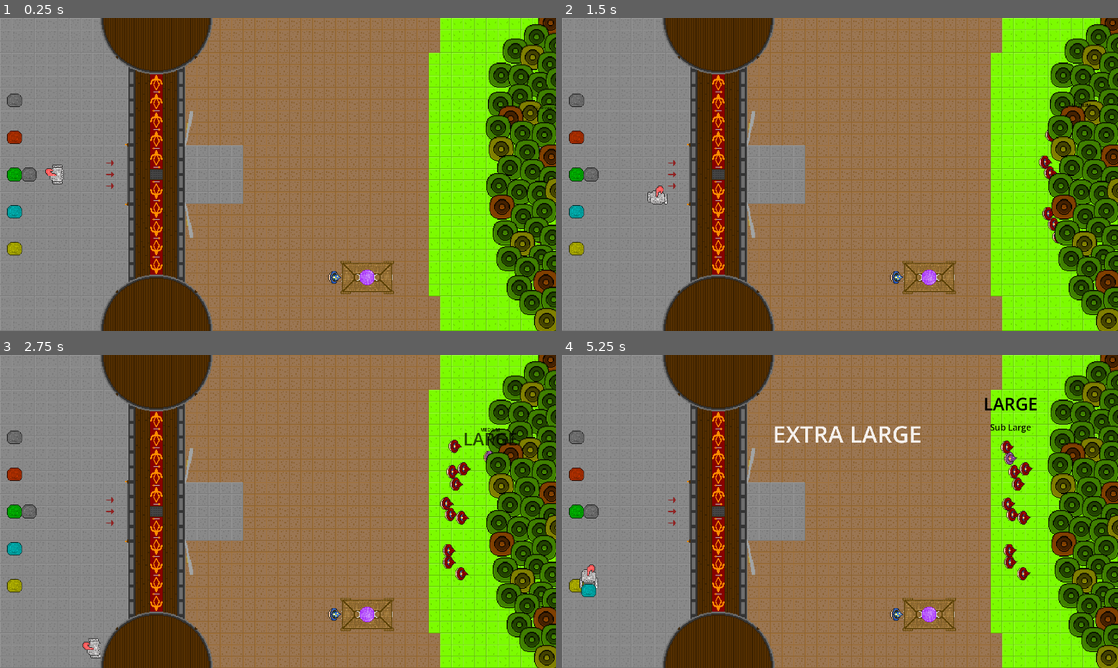
Above: before the commit, frames 1-4 (two rows, left to right).
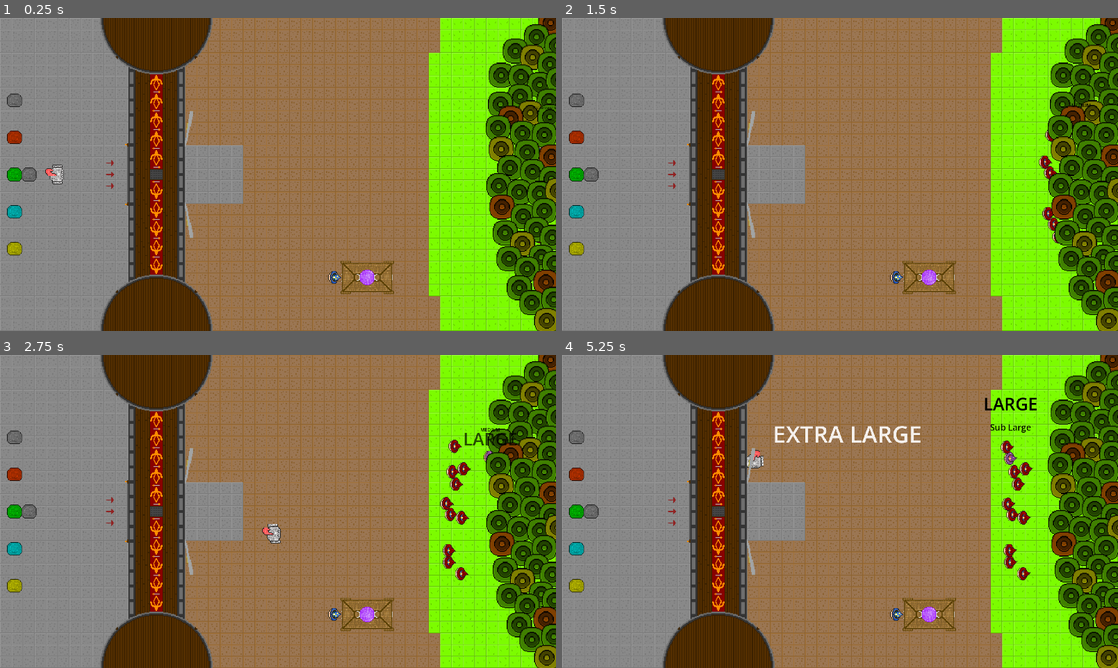
Above: after the commit, the same moments.

Repository: Nauviax/boulder-world
Game: Godot game, scene res://main_scene/main_scene.tscn
Same seed, same stepped clock (60 frames per second), same inputs: the game is played once before the commit and once after it.
Inputs:
- Up to frame 1 (0.25 s): no input
- Up to frame 2 (1.5 s): tap Enter at 0.5 s; hold D (move_right) 0.53-1.28 s; hold Space (interact) 0.53-1.28 s; hold S (move_down) from 1.28 s (still down); tap F at 1.35 s
- Up to frame 3 (2.75 s): release S (move_down) at 2.03 s; hold D (move_right) from 2.03 s (still down); hold Space (interact) from 2.03 s (still down)
- Up to frame 4 (5.25 s): release D (move_right) at 2.78 s; release Space (interact) at 2.78 s; hold W (move_up) 2.78-3.53 s; tap F at 2.85, 4.35 s; hold Space (interact) 3.53-4.28 s; hold A (move_left) 3.53-5.03 s; hold S (move_down) from 5.03 s (still down); hold Space (interact) from 5.03 s (still down)

The runs differ from the first frame. In frame 2, 0.1% of the frame differs, in the area x 15-19%, y 53-60%; in frame 3, 0.3%; in frame 4, 0.5%, in the area x 1-37%, y 30-78%.

Commit message:
Added basic music, switched to ogg over wav for file size.

Diff:
--- a/level_scene/level_scene.gd
+++ b/level_scene/level_scene.gd
@@ -1,6 +1,10 @@
 extends Node2D
 class_name LevelScene
 
+signal set_background_music(music: AudioStream)
+signal game_over # !!! NYI, show game over menu
+
+# Scene references for spawning
 @export var player_scene: PackedScene
 @export var boulder_scene: PackedScene
 @export var explosion_scene: PackedScene
@@ -8,10 +12,16 @@
 @export var enemy_basic_scene: PackedScene
 @export var enemy_cart_scene: PackedScene
 
+# Music references for playing audio
+@export var castle_song: AudioStream
+@export var battle_song: AudioStream
+@export var death_song: AudioStream
+
 @onready var effect_spawner: EffectSpawner = $EffectSpawner
 
 # Initial spawns of various items
 const PLAYER_SPAWN_POS := Vector2(200, 540)
+const PLAYER_RESPAWN_DELAY := 1.0 # Delay in seconds before respawning player after death
 const INIT_BOULDER_POS := Vector2(100, 540)
 const ENEMY_SPAWN_POS := Vector2(1900, 540)
 const ENEMY_SPAWN_Y_VARIANCE := 300
@@ -20,6 +30,9 @@
 const COIN_GUARANTEED_COUNT = 3 # Coins are guaranteed to drop if there are less than this many coins on the map.
 const COIN_SPAWN_PENALTY = 0.2 # Each coin on map past guaranteed count reduces chance of further coins by this much. (Additive)
 
+# Game initial state consts
+const INITIAL_LIVES = 3 # Number of lives the player starts with. Lost when player or castle takes damage.
+
 # References to game entities, for convenience
 var player: Player
 var boulders: Array[Boulder] = []
@@ -27,11 +40,32 @@
 var coins: Array[Coin] = []
 
 # Game state
-var coin_count: int = 0 # Number of coins collected by the player
+var lives_left: int = -1 # Number of lives the player has left
+var coin_count: int = -1 # Number of coins collected by the player
 
-# !!! Debugging, game should not do things on ready for now.
-func _ready():
-	# Testing boulders, this is temporary code. (!!!)
+# Prepare game, cleaning up old entities, resetting scores, and spawning initial entities.
+func prepare_game():
+	set_background_music.emit(castle_song)
+	# Reset game state
+	lives_left = INITIAL_LIVES
+	coin_count = 0
+	if player: # !!! This cleanup may not be needed, I may just remove the whole level node and re-create it !!!
+		player.queue_free()
+		player = null
+	for boulder in boulders:
+		boulder.queue_free()
+	boulders.clear()
+	for enemy in enemies:
+		enemy.queue_free()
+	enemies.clear()
+	for coin in coins:
+		coin.queue_free()
+	coins.clear()
+	# Initial spawns
+	spawn_player(false) # Spawn player, but do not give control yet
+	spawn_boulder()
+
+	# !!! Testing boulders, this is temporary code. (!!!)
 	var center := Vector2(50, 540)
 	var spacing := 128.0
 	var types := [
@@ -45,15 +79,6 @@
 	for ii in types.size():
 		spawn_boulder(Vector2(center.x, start_y + ii * spacing), types[ii])
 
-# Prepare game, cleaning up old entities, resetting scores, and spawning initial entities.
-func prepare_game():
-	# Initial spawns
-	spawn_player(false) # Spawn player, but do not give control yet
-	spawn_boulder()
-
-	# Reset game state
-	coin_count = 0
-
 	# !!! TODO spawn initial wave and have them rally
 
 	# !!! TEMP (First wave should be spawned by wave logic, not here. Prepare should still rally the first wave.)
@@ -65,6 +90,7 @@
 
 # Start game, enabling player control and (!!!) enemies + wave logic
 func start_game():
+	set_background_music.emit(battle_song)
 	player.control_enabled = true
 
 	# !!! TODO start the rallying wave, show initial wave title, and kick off game loop
@@ -142,9 +168,14 @@
 # Handle player death
 func _on_player_died():
 	remove_child(player) # Do not delete player, it may still be referenced
-	# !!! TODO lives logic. For now just respawn player after a second.
-	await get_tree().create_timer(1.0).timeout
-	spawn_player(true)
+	lives_left -= 1
+	if lives_left <= 0: # Game over, show game over screen and reset game
+		# !!! TODO game over logic
+		set_background_music.emit(death_song)
+		game_over.emit() # Show game over menu
+	else: # Respawn player after a delay
+		await get_tree().create_timer(PLAYER_RESPAWN_DELAY).timeout
+		spawn_player(true)
 
 # Handle coin collection
 func _on_coin_collected(coin: Coin):
--- a/level_scene/level_scene.tscn
+++ b/level_scene/level_scene.tscn
@@ -11,6 +11,9 @@
 [ext_resource type="PackedScene" uid="uid://bhruvbuhbn430" path="res://effect/effect_spawner.tscn" id="6_pt6tg"]
 [ext_resource type="PackedScene" uid="uid://2nihqajv4pmu" path="res://entity/player/player.tscn" id="7_3cxh4"]
 [ext_resource type="PackedScene" uid="uid://f568a0wdiaqb" path="res://entity/enemy/enemy_basic.tscn" id="8_7mopp"]
+[ext_resource type="AudioStream" uid="uid://nn4fdgtnvrgg" path="res://resources/audio/CastleSong.ogg" id="8_x0w4f"]
+[ext_resource type="AudioStream" uid="uid://bl3152tjt2tet" path="res://resources/audio/BattleSong.ogg" id="9_lsv14"]
+[ext_resource type="AudioStream" uid="uid://p1ikea12ww5m" path="res://resources/audio/DeathSong.ogg" id="10_o6iaa"]
 
 [sub_resource type="WorldBoundaryShape2D" id="WorldBoundaryShape2D_yf5fn"]
 normal = Vector2(0, 1)
@@ -31,6 +34,9 @@
 coin_scene = ExtResource("5_bv0lf")
 enemy_basic_scene = ExtResource("8_7mopp")
 enemy_cart_scene = ExtResource("5_ftmae")
+castle_song = ExtResource("8_x0w4f")
+battle_song = ExtResource("9_lsv14")
+death_song = ExtResource("10_o6iaa")
 
 [node name="TileMapFloor" type="TileMapLayer" parent="." unique_id=448561326]
 tile_map_data = PackedByteArray("AAAAAAAAAAAAAAEAAAAAAAEAAAAAAAEAAAABAAEAAAABAAEAAAACAAEAAAAAAAEAAAACAAAAAAAAAAEAAAABAA …(19360 unchanged characters)…
--- a/main_scene/main_scene.gd
+++ b/main_scene/main_scene.gd
@@ -2,6 +2,11 @@
 
 @onready var level_scene: LevelScene = $LevelScene
 @onready var menu: Control = $Menu
+
+# Music (!!! MAY MOVE LATER)
+@onready var music_player: AudioStreamPlayer = $BackgroundMusic
+const FADE_DURATION: float = 0.5 # Duration of fade-out between tracks, in seconds
+var current_music_tween: Tween = null # Tween for fading between tracks
 
 # On load, show menu and prepare game
 func _ready():
@@ -9,10 +14,29 @@
 	level_scene.prepare_game() # Rallies first wave early, but no player control or waves yet
 
 	# !!! DEBUGGING, game starts immediately anyway
-	await get_tree().create_timer(1.0).timeout
+	level_scene.player.control_enabled = true # !!! BAD
+	await get_tree().create_timer(8.0).timeout
 	level_scene.start_game()
 
 # On start button pressed, hide menu and start game
 func _on_start_button_pressed():
 	menu.visible = false
 	level_scene.start_game() # Enables player control and starts wave logic (!!! First wave should still "rally" again)
+
+# Play the specified music track. Fades between tracks as needed.
+func play_background_music(new_track: AudioStream):
+	if music_player.stream == new_track and music_player.playing:
+		return # Already playing this track, do nothing
+	if music_player.playing:
+		# Fade out to -80 dB
+		current_music_tween = create_tween()
+		current_music_tween.tween_property(music_player, "volume_db", -80.0, FADE_DURATION)
+		# Swap track on complete
+		current_music_tween.tween_callback(func():
+			music_player.stream = new_track
+			music_player.volume_db = 0 # No fade-in, it sounds bad for my tracks atm.
+			music_player.play()
+		)
+	else: # Start playing immediately
+		music_player.stream = new_track
+		music_player.play()
--- a/main_scene/main_scene.tscn
+++ b/main_scene/main_scene.tscn
@@ -13,3 +13,7 @@
 anchors_preset = 0
 offset_right = 40.0
 offset_bottom = 40.0
+
+[node name="BackgroundMusic" type="AudioStreamPlayer" parent="." unique_id=1971873869]
+
+[connection signal="set_background_music" from="LevelScene" to="." method="play_background_music"]
Not shown, added: resources/audio/BattleSong.ogg.import
Not shown, removed: resources/audio/BattleSongMono.wav.import
Not shown, added: resources/audio/CastleSong.ogg.import
Not shown, removed: resources/audio/CastleSongMono.wav.import
Not shown, added: resources/audio/DeathSong.ogg.import
Not shown, removed: resources/audio/DeathSongMono.wav.import
Not shown, added: resources/audio/BattleSong.ogg
Not shown, changed: resources/audio/BattleSongMono.wav
Not shown, added: resources/audio/CastleSong.ogg
Not shown, changed: resources/audio/CastleSongMono.wav
Not shown, added: resources/audio/DeathSong.ogg
Not shown, removed: resources/audio/DeathSongMono.wav
